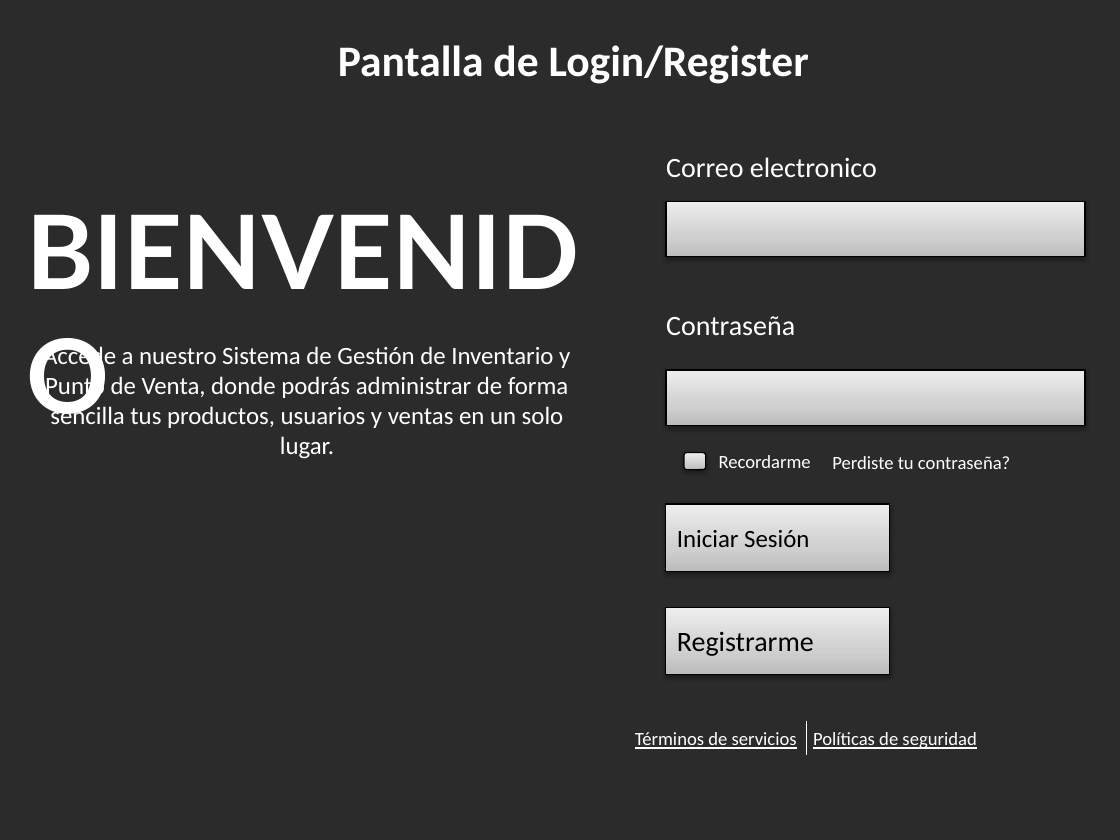
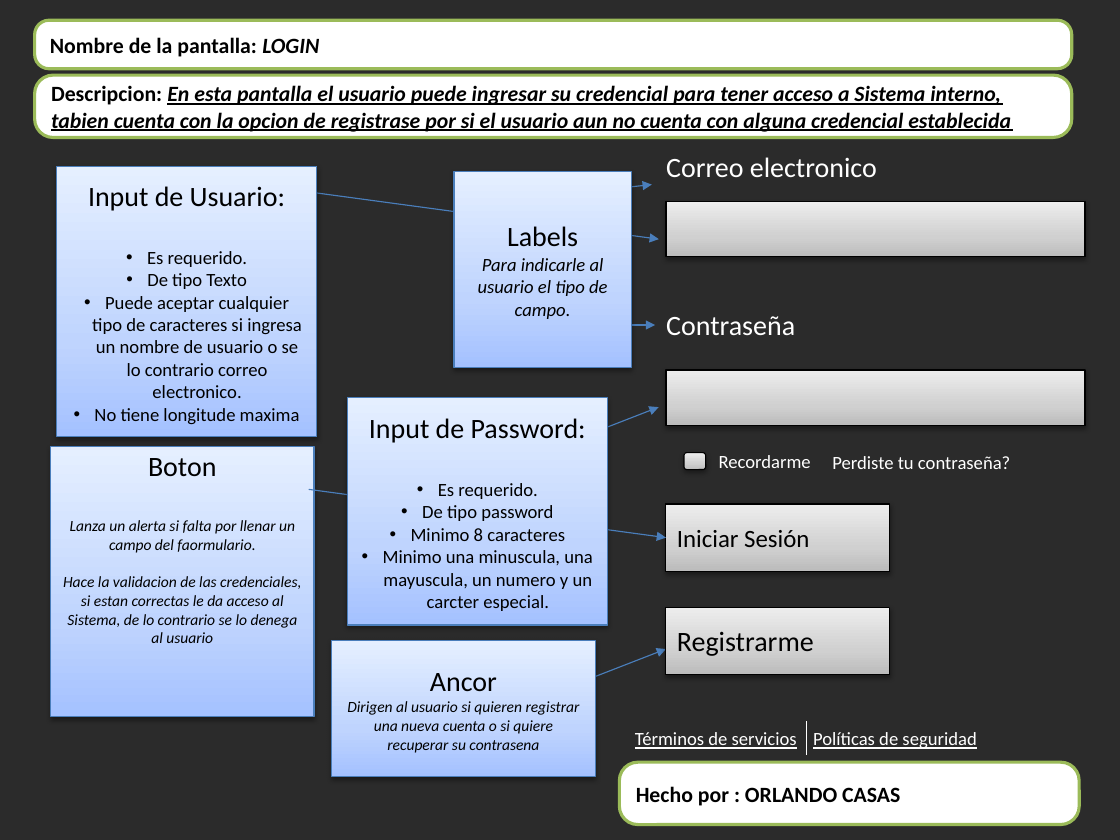
Before and after one commit to EdgarGmz/project-web, a slide deck: slide 1 of Bocetos_Sistema_Gestion_Inventario_PDV.pptx. Drawn at 1120x840 pixels with LibreOffice and Linux fonts; fonts in the diff are those of the drawing; background and template pictures are left out; a plain dark background stands for a picture behind light text. Boxes give left, top, right and bottom in pixels: in the first picture for what was removed or moved away, otherwise in the second. Text is boxed around its words. In the diff, an @@ line names an element or a change of style, - is before the commit and + after.

```diff
--- a/Bocetos_Sistema_Gestion_Inventario_PDV.pptx
+++ b/Bocetos_Sistema_Gestion_Inventario_PDV.pptx
@@ rounded rectangle added at (35,20,1072,68), fill #FFFFFF, outline #9BBB59 2 pt, 14 pt, text #000000, bold @@
+Nombre de la pantalla: LOGIN
@@ text removed at (338,45,809,84) @@
-Pantalla de Login/Register
@@ rounded rectangle added at (35,75,1072,138), fill #FFFFFF, outline #9BBB59 2 pt, 14 pt, text #000000, bold, italic, underline @@
+Descripcion: En esta pantalla el usuario puede ingresar su credencial para tener acceso a Sistema interno, tabien cuenta con la opcion de registrase por si el usuario aun no cuenta con alguna credencial establecida
@@ rectangle added at (57,166,317,437), fill gradient #A4C4FF to #BFD4FF to #E6EEFF, outline #4B7EBC 0.75 pt, 12 pt, text #000000 @@
+Input de Usuario:
+• Es requerido.
+• De tipo Texto
+• Puede aceptar cualquier tipo de caracteres si ingresa un nombre de usuario o se lo contrario correo electronico.
+• No tiene longitude maxima
@@ rectangle added at (454,171,631,367), fill gradient #A4C4FF to #BFD4FF to #E6EEFF, outline #4B7EBC 0.75 pt, 12 pt, text #000000, italic @@
+Labels
+Para indicarle al usuario el tipo de campo.
@@ text removed at (15,181,638,317) @@
-BIENVENIDO
@@ arrow added from (301, 190) to (659, 240), #4B7EBC 0.75 pt @@
@@ arrow added from (455, 206) to (652, 185), #4B7EBC 0.75 pt @@
@@ arrow added from (487, 325) to (655, 325), #4B7EBC 0.75 pt @@
@@ text removed at (43,344,570,459) @@
-Accede a nuestro Sistema de Gestión de Inventario y Punto de Venta, donde podrás administrar de forma sencilla tus productos, usuarios y ventas en un solo lugar.
@@ rectangle added at (347,398,607,625), fill gradient #A4C4FF to #BFD4FF to #E6EEFF, outline #4B7EBC 0.75 pt, 12 pt, text #000000 @@
+Input de Password:
+• Es requerido.
+• De tipo password
+• Minimo 8 caracteres
+• Minimo una minuscula, una mayuscula, un numero y un carcter especial.
@@ arrow added from (522, 460) to (659, 408), #4B7EBC 0.75 pt @@
@@ rectangle added at (50,447,314,718), fill gradient #A4C4FF to #BFD4FF to #E6EEFF, outline #4B7EBC 0.75 pt, 10 pt, text #000000, italic @@
+Boton
+Lanza un alerta si falta por llenar un campo del faormulario.
+Hace la validacion de las credenciales, si estan correctas le da acceso al Sistema, de lo contrario se lo denega al usuario
@@ arrow added from (309, 489) to (666, 538), #4B7EBC 0.75 pt @@
@@ rectangle added at (332,641,595,776), fill gradient #A4C4FF to #BFD4FF to #E6EEFF, outline #4B7EBC 0.75 pt, 10 pt, text #000000, italic @@
+Ancor
+Dirigen al usuario si quieren registrar una nueva cuenta o si quiere recuperar su contrasena
@@ arrow added from (530, 702) to (666, 650), #4B7EBC 0.75 pt @@
@@ rounded rectangle added at (619,763,1080,825), fill #FFFFFF, outline #9BBB59 2 pt, 14 pt, text #000000, bold @@
+Hecho por : ORLANDO CASAS
```
Also in this commit, not shown: 1 other slide changed, 3 slides added, 2 slides removed.
